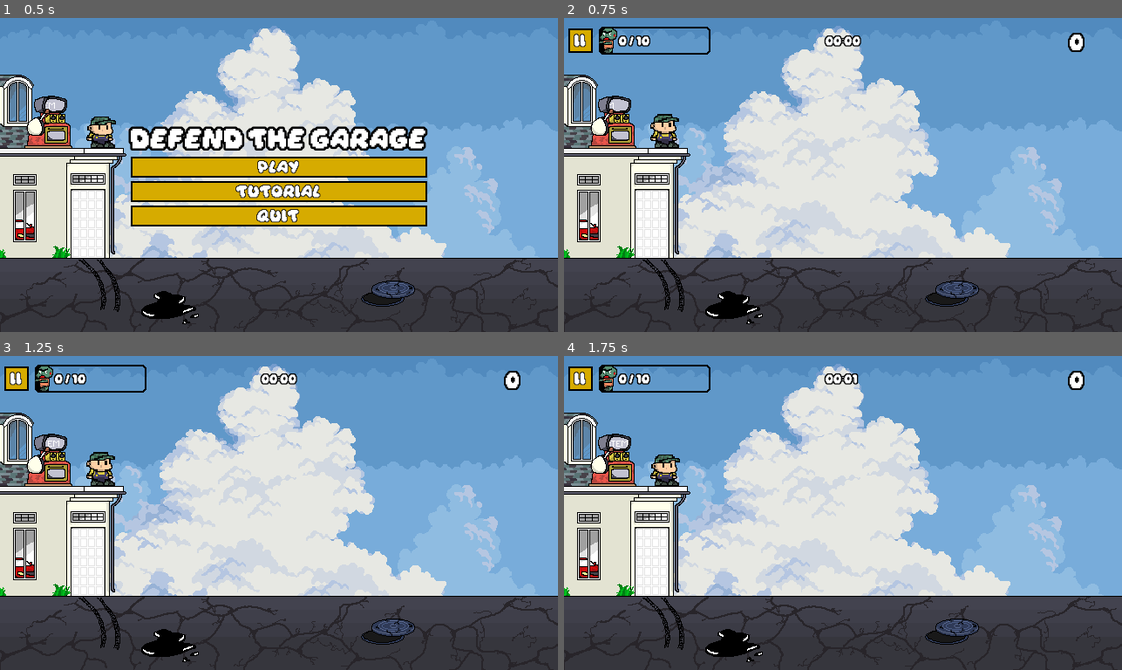
Above: before the commit, frames 1-4 (two rows, left to right).
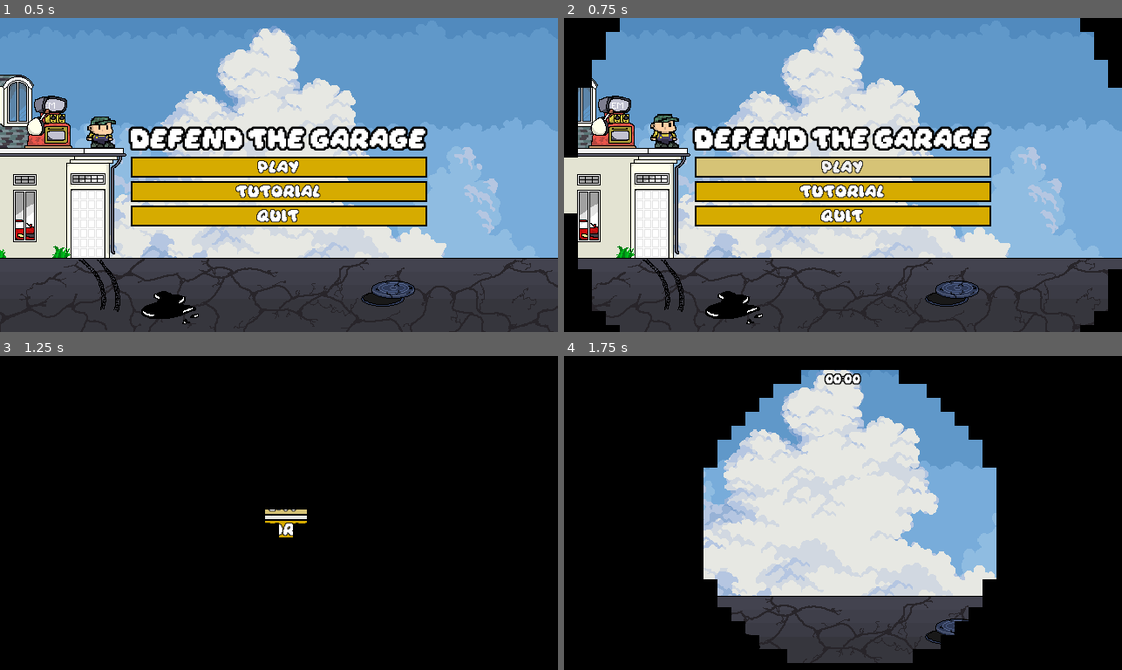
Above: after the commit, the same moments.

Repository: RayhanSP/gamedev-solo
Game: Godot game, scene res://scenes/main_menu.tscn
Two runs of this game, one before a commit and one after it. Both use one fixed random seed, a clock stepped at 60 frames per second and the inputs below.
Inputs (mouse positions are in pixels of both pictures, inside the frame that each line leads up to):
- Up to frame 1 (0.5 s): no input
- Up to frame 2 (0.75 s): click "play" at 0.5 s
- Up to frame 3 (1.25 s): no input
- Up to frame 4 (1.75 s): click (843, 503) at 1.25 s, where only the run after the commit has a clickable "play"

Frame 1 is identical in both runs. In frame 2, 20% of the frame differs, in the area x 0-100%, y 0-100%; in frame 3, 96%; in frame 4, 57%.

Commit message:
feat: implement transition between scenes

Diff:
--- a/project.godot
+++ b/project.godot
@@ -11,9 +11,15 @@
 [application]
 
 config/name="Solo Game Project"
+config/description="Submission for 2026 CSUI Individual Game Jam"
+config/version="1.0a"
 run/main_scene="uid://v21lyoywbjtg"
 config/features=PackedStringArray("4.6", "Forward Plus")
 config/icon="res://icon.svg"
+
+[autoload]
+
+TransitionManager="*uid://bs5fbk8p7noyp"
 
 [display]
 
--- /dev/null
+++ b/scenes/transition_manager.gdshader
@@ -0,0 +1,26 @@
+shader_type canvas_item;
+
+// 0.0 = Terang/Kelihatan, 1.0 = Gelap Total
+uniform float progress : hint_range(0.0, 1.0) = 0.0;
+uniform float pixel_size : hint_range(1.0, 100.0) = 16.0; // Makin gede makin retro
+
+void fragment() {
+    vec2 resolution = 1.0 / SCREEN_PIXEL_SIZE;
+    vec2 uv = FRAGCOORD.xy;
+
+    // Bikin efek pixelate (kotak-kotak)
+    uv = floor(uv / pixel_size) * pixel_size;
+
+    vec2 center = resolution / 2.0;
+    float max_dist = length(center);
+    float dist = distance(uv, center);
+
+    // Jari-jari lingkaran terang yang makin mengecil kalau progress naik
+    float radius = max_dist * (1.0 - progress);
+
+    if (dist > radius) {
+        COLOR = vec4(0.0, 0.0, 0.0, 1.0); // Gelap
+    } else {
+        COLOR = vec4(0.0, 0.0, 0.0, 0.0); // Transparan
+    }
+}
--- /dev/null
+++ b/scenes/transition_manager.tscn
@@ -0,0 +1,22 @@
+[gd_scene format=3 uid="uid://bs5fbk8p7noyp"]
+
+[ext_resource type="Shader" uid="uid://ys4pkqo1v5dr" path="res://scenes/transition_manager.gdshader" id="1_nk83w"]
+[ext_resource type="Script" uid="uid://d3503gm37ud7x" path="res://scripts/transition_manager.gd" id="1_sb1xu"]
+
+[sub_resource type="ShaderMaterial" id="ShaderMaterial_sb1xu"]
+shader = ExtResource("1_nk83w")
+shader_parameter/progress = 0.0
+shader_parameter/pixel_size = 16.0
+
+[node name="TransitionManager" type="CanvasLayer" unique_id=2017611886]
+process_mode = 3
+layer = 100
+script = ExtResource("1_sb1xu")
+
+[node name="ColorRect" type="ColorRect" parent="." unique_id=2036080064]
+material = SubResource("ShaderMaterial_sb1xu")
+anchors_preset = 15
+anchor_right = 1.0
+anchor_bottom = 1.0
+grow_horizontal = 2
+grow_vertical = 2
--- a/scripts/game_over_ui.gd
+++ b/scripts/game_over_ui.gd
@@ -5,18 +5,15 @@
 @onready var btn_menu = $CenterContainer/VBoxContainer/BtnMenu
 
 func _ready():
-	# Hubungkan tombol dengan fungsinya
 	btn_replay.pressed.connect(_on_replay_pressed)
 	btn_menu.pressed.connect(_on_menu_pressed)
 
-# Fungsi ini dipanggil oleh main.gd buat ngoper data statistik akhir
 func set_stats(durasi, skor, gacha, item_dict):
 	var teks = "Survived: %d secs\n" % durasi
 	teks += "Score: %d\n" % skor
 	teks += "Gacha Pull: %d times\n" % gacha
 	teks += "Items used:\n"
 
-	# Pastikan keys di sini sesuai dengan dictionary yang dikirim dari main.gd
 	teks += "- Spark Plug: %d\n" % item_dict.get("item_busi", 0)
 	teks += "- Used Tires: %d\n" % item_dict.get("item_ban", 0)
 	teks += "- Metal Gear: %d\n" % item_dict.get("item_metal_gear", 0)
@@ -25,13 +22,10 @@
 	stats_label.text = teks
 
 func _on_replay_pressed():
-	# Unpause game dan reload scene main
-	get_tree().paused = false
-	get_tree().reload_current_scene()
+	# Ganti reload_current_scene dengan transisi ke main.tscn
+	# Ini akan me-restart game secara bersih dengan efek pixel wipe
+	TransitionManager.change_scene("res://scenes/main.tscn")
 
 func _on_menu_pressed():
-	# Unpause game dan pindah ke scene main menu
-	get_tree().paused = false
-	print("Pindah ke Main Menu!")
-	# Jika sudah ada scene menu:
-	get_tree().change_scene_to_file("res://scenes/main_menu.tscn")
+	# Kembali ke main menu dengan transisi
+	TransitionManager.change_scene("res://scenes/main_menu.tscn")
--- a/scripts/main_menu.gd
+++ b/scripts/main_menu.gd
@@ -12,7 +12,7 @@
 
 func _on_play_pressed():
 	# Langsung pindah ke scene game utama!
-	get_tree().change_scene_to_file("res://scenes/main.tscn")
+	TransitionManager.change_scene("res://scenes/main.tscn")
 
 func _on_tutorial_pressed():
 	print(">> Masuk Tutorial (Dummy)")
--- a/scripts/pause_ui.gd
+++ b/scripts/pause_ui.gd
@@ -8,14 +8,17 @@
 	btn_menu.pressed.connect(_on_menu)
 
 func _on_resume():
-	get_tree().paused = false # Jalankan game lagi
-	queue_free() # Hapus menu pause ini dari layar
+	get_tree().paused = false
+	queue_free()
 
 func _on_menu():
-	get_tree().paused = false # Wajib di-unpause sebelum pindah scene
-	get_tree().change_scene_to_file("res://scenes/main_menu.tscn")
+	# Pastikan game di-unpause sebelum pindah agar main menu tidak freeze
+	get_tree().paused = false
+	TransitionManager.change_scene("res://scenes/main_menu.tscn")
 
-# Biar bisa unpause pakai tombol "Tab" lagi
 func _input(event):
-	if event.is_action_pressed("pause_game"): # Ganti dengan nama action lu jika beda
+	# Jika pencet P lagi saat menu pause aktif, langsung resume
+	if event.is_action_pressed("pause_game"):
+		# Mencegah input ini menembus ke node lain
+		get_viewport().set_input_as_handled()
 		_on_resume()
--- /dev/null
+++ b/scripts/transition_manager.gd
@@ -0,0 +1,30 @@
+extends CanvasLayer
+
+@onready var color_rect = $ColorRect
+
+func _ready():
+	color_rect.hide()
+
+# Fungsi sakti yang akan dipanggil dari manapun
+func change_scene(target_path: String):
+	color_rect.show()
+	color_rect.material.set_shader_parameter("progress", 0.0)
+
+	# 1. Animasi gelap menutup dari luar ke dalam
+	var tween = create_tween()
+	tween.tween_method(_set_shader_progress, 0.0, 1.0, 0.8).set_trans(Tween.TRANS_SINE)
+	await tween.finished
+
+	# 2. Pindah scene saat layar gelap total
+	get_tree().paused = false # Jaga-jaga kalau dipanggil dari posisi game over/pause
+	get_tree().change_scene_to_file(target_path)
+
+	# 3. Animasi gelap membuka dari dalam ke luar
+	tween = create_tween()
+	tween.tween_method(_set_shader_progress, 1.0, 0.0, 0.8).set_trans(Tween.TRANS_SINE)
+	await tween.finished
+
+	color_rect.hide()
+
+func _set_shader_progress(value: float):
+	color_rect.material.set_shader_parameter("progress", value)
Not shown, added: scenes/transition_manager.gdshader.uid
Not shown, added: scripts/transition_manager.gd.uid
